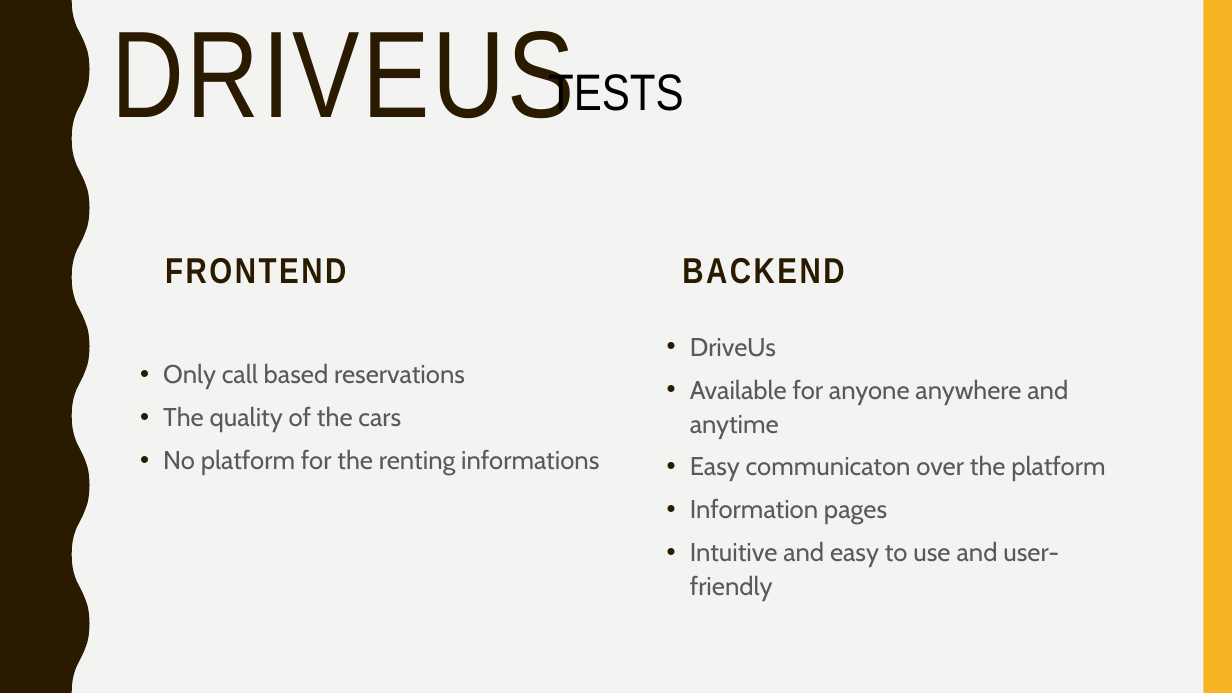
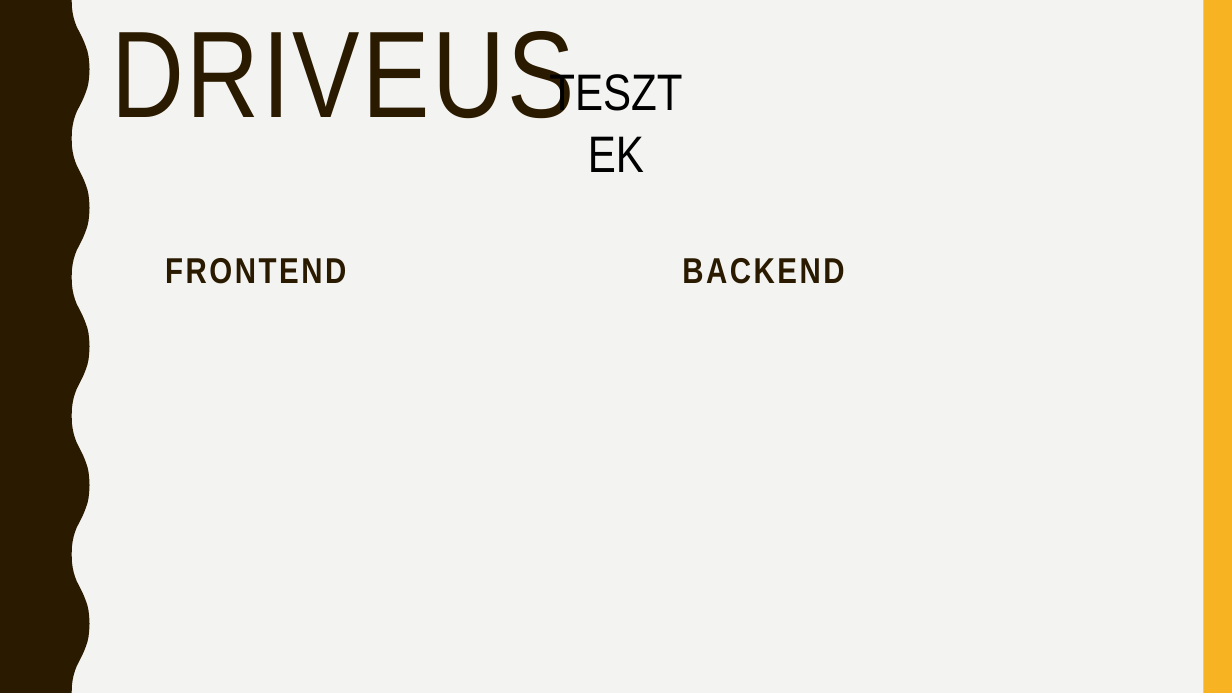
Before and after one commit to NagLau/DriveUs, a slide deck: slide 14 of dokumentacio, ppt/DriveUs.pptx. Drawn at 1232x693 pixels with LibreOffice and Linux fonts; fonts in the diff are those of the drawing. Boxes give left, top, right and bottom in pixels: in the first picture for what was removed or moved away, otherwise in the second. Text is boxed around its words. In the diff, an @@ line names an element or a change of style, - is before the commit and + after.

Commit message:
2025.04.09. PPT

```diff
--- a/dokumentacio, ppt/DriveUs.pptx
+++ b/dokumentacio, ppt/DriveUs.pptx
@@ text at [548,69,683,118]: text changed @@
-TESTS
+TESZTEK
@@ text removed at [690,338,1105,601] @@
-• DriveUs
-• Available for anyone anywhere and anytime
-• Easy communicaton over the platform
-• Information pages
-• Intuitive and easy to use and user-friendly
@@ text removed at [163,363,599,475] @@
-• Only call based reservations
-• The quality of the cars
-• No platform for the renting informations
```
Also in this commit, not shown: 10 other slides changed, 6 slides added, 5 slides removed.
